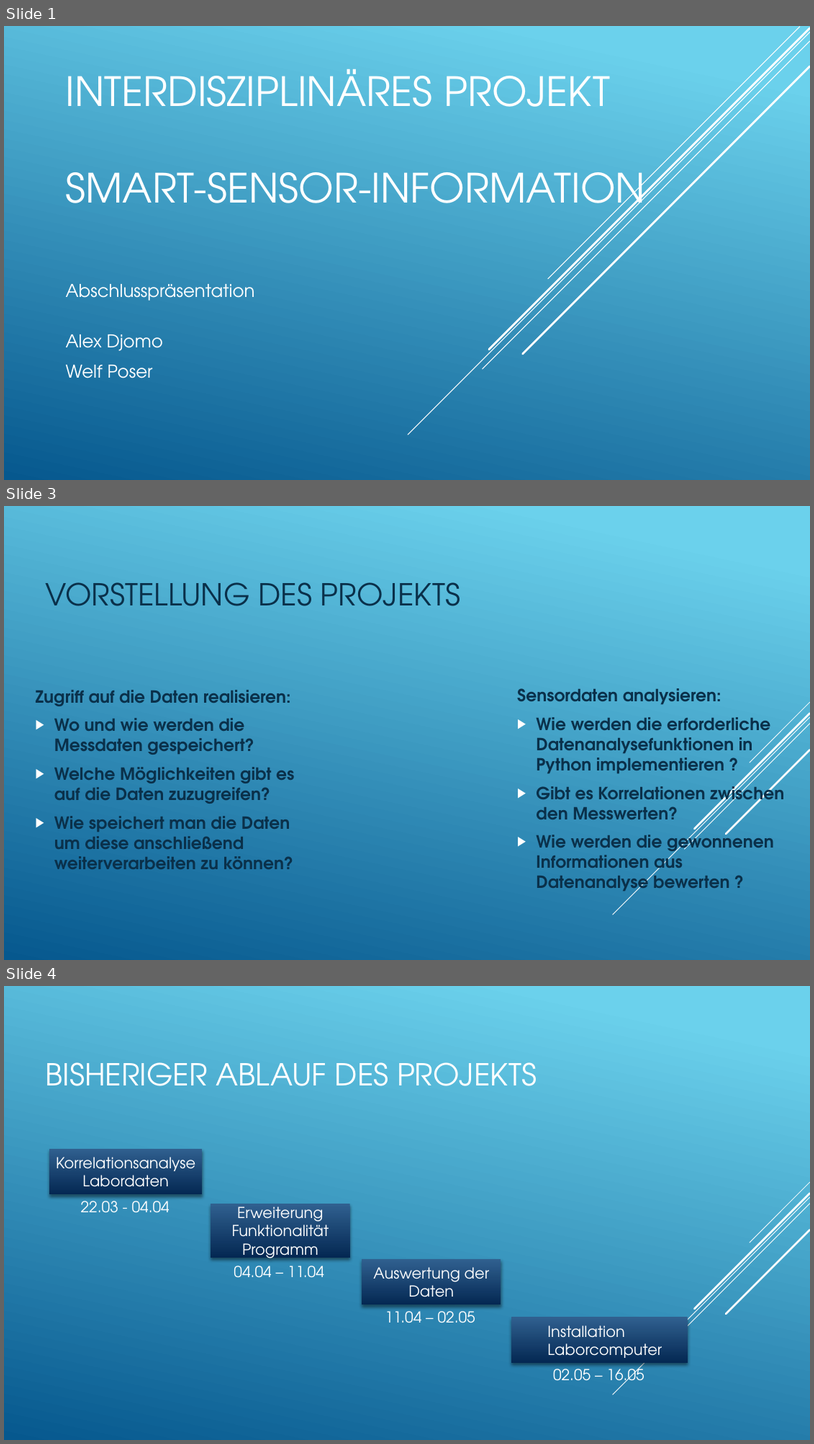
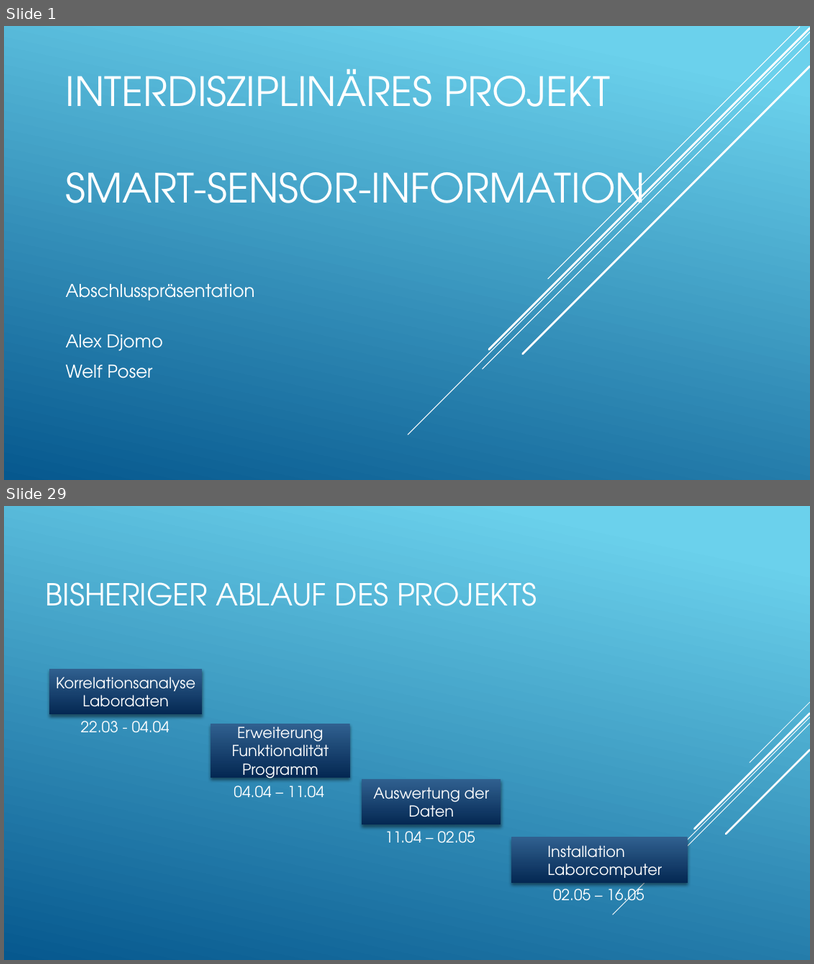
Before and after one commit to Dragnee1Natsu/Air-q-Projekt, a slide deck: Abschlusspräsentation.pptx. Shown one above the other, each under a label of ours: slides 1, 3 and 4 before the commit, slides 1 and 29 after it; the slides between them are not shown. The pictures are 814x1444 and 814x964 pixels, drawn with LibreOffice and Linux fonts; fonts in the diff are those of the drawing; background and template pictures are left out. Boxes give left, top, right and bottom in pixels: in the first picture for what was removed or moved away, otherwise in the second. Text is boxed around its words. In the diff, an @@ line names an element or a change of style, - is before the commit and + after.

```diff
--- a/Abschlusspräsentation.pptx
+++ b/Abschlusspräsentation.pptx
@@ slide 3 removed at (4, 506, 810, 960), background picture (left out); not listed: 5 template elements that a slide beside it also shows @@
@@ title removed at (46, 582, 461, 606) @@
-VORSTELLUNG DES PROJEKTS
@@ text removed at (36, 690, 294, 869) @@
-Zugriff auf die Daten realisieren:
-▶ Wo und wie werden die Messdaten gespeichert?
-▶ Welche Möglichkeiten gibt es auf die Daten zuzugreifen?
-▶ Wie speichert man die Daten um diese anschließend weiterverarbeiten zu können?
@@ text removed at (517, 688, 784, 895) @@
-Sensordaten analysieren:
-▶ Wie werden die erforderliche Datenanalysefunktionen in Python implementieren ?
-▶ Gibt es Korrelationen zwischen den Messwerten?
-▶ Wie werden die gewonnenen Informationen aus Datenanalyse bewerten ?
@@ what was slide 4 is now slide 29 @@
```
Also in this commit, not shown: 4 slides changed, 26 slides added, 2 other slides removed.
